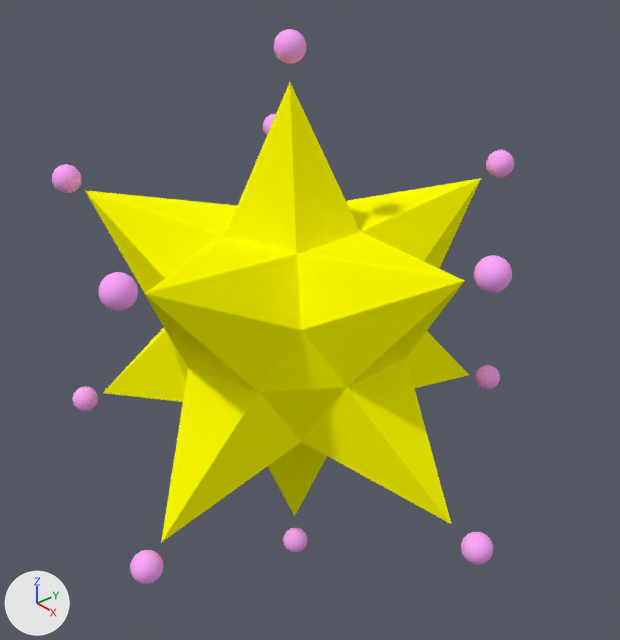
Two versions of the Blender file Washed Up Wizard/Assets/Models/Spells/spike explode.blend, one commit apart.
Camera for both pictures: a camera (50 mm lens) standing at (1.203, -1.006, 0.85) and looking at (0.013, 0.036, -0.006). Lighting does not change. The marker at lower left points along +X, +Y and +Z. Both versions are drawn at frame 18 of the action 'Sphere.018Action.001'; the numbers are the values there.
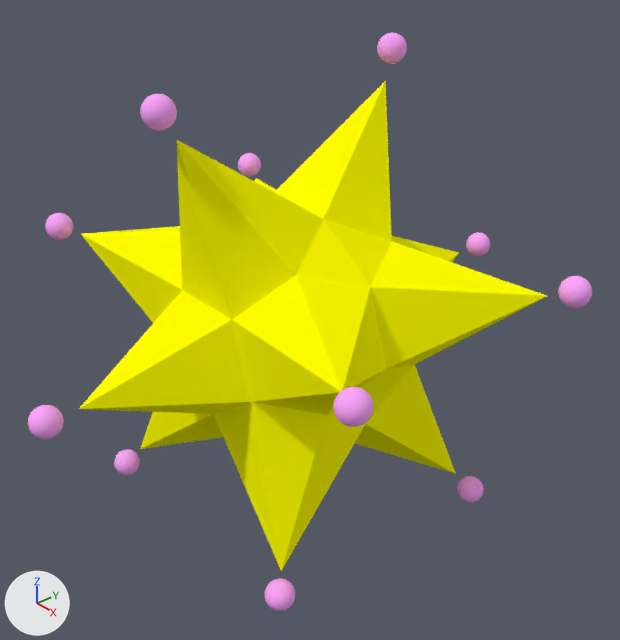
Pixel boxes (x1, y1, x2, y2) of what changed, in the pictures (620 x 640 px):
'Sphere.018', turned
    before: (52, 82, 514, 584)
    after: (28, 33, 592, 611)
'Sphere.000', deleted (pink)
    before: (273, 29, 306, 64)
'Sphere.001', deleted (pink)
    before: (283, 528, 307, 553)

Edits to the bpy script that builds the scene:
```text
Remove ob_sphere_001:
    ob_sphere_001 = bpy.data.objects.new('Sphere.001', me_sphere_023)
    ob_sphere_001.location = (0.0, 0.0, -0.6)
    ob_sphere_001.scale = (0.0288, 0.0288, 0.0288)
Remove ob_sphere_000:
    ob_sphere_000 = bpy.data.objects.new('Sphere.000', me_sphere_022)
    ob_sphere_000.location = (0.0, 0.0, 0.55)
    ob_sphere_000.scale = (0.0288, 0.0288, 0.0288)
Change ob_sphere_018:
    ob_sphere_018.rotation_euler: (0.0, 0.0, 3.142) -> (-1.571, 1.571, 3.142)  # degrees (0, 0, 180) -> degrees (-90, 90, 180)
```
